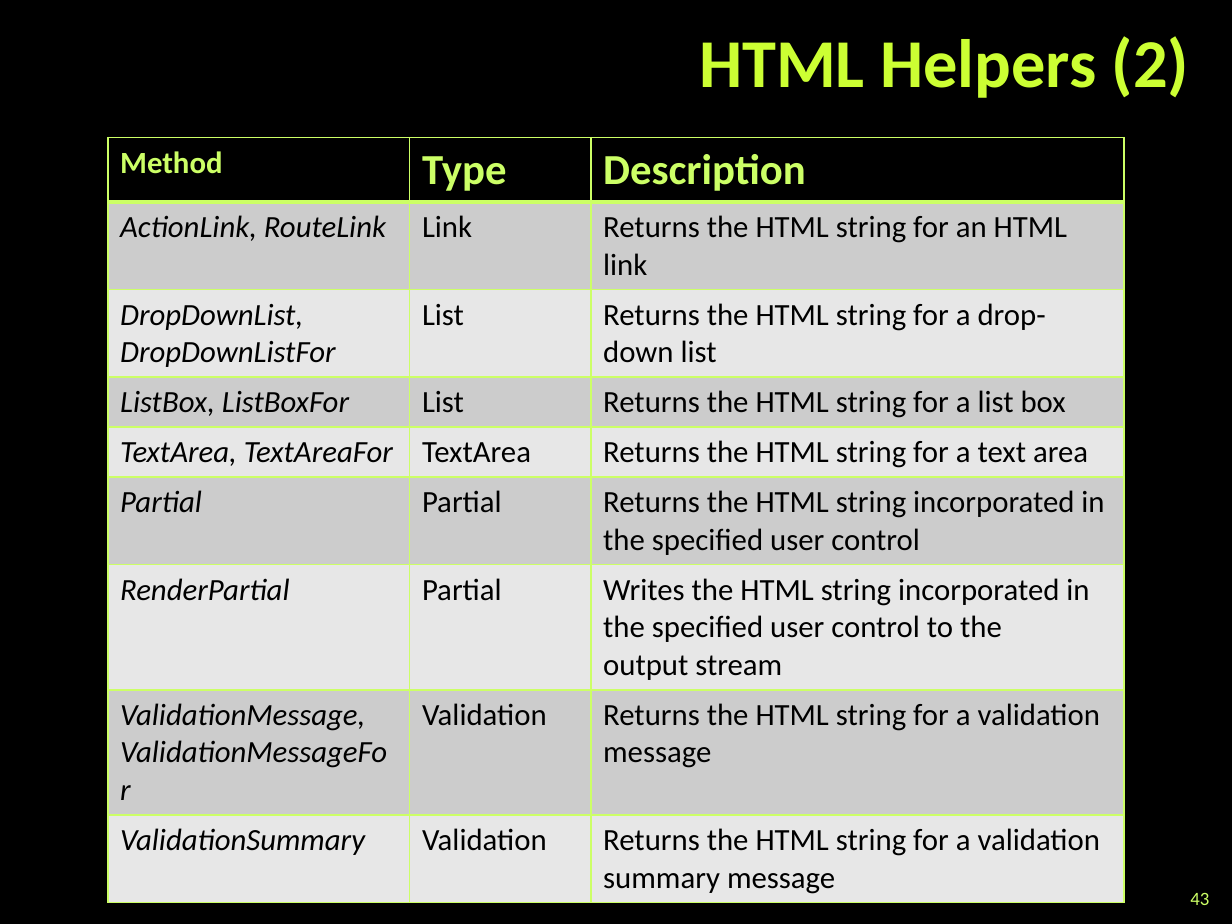
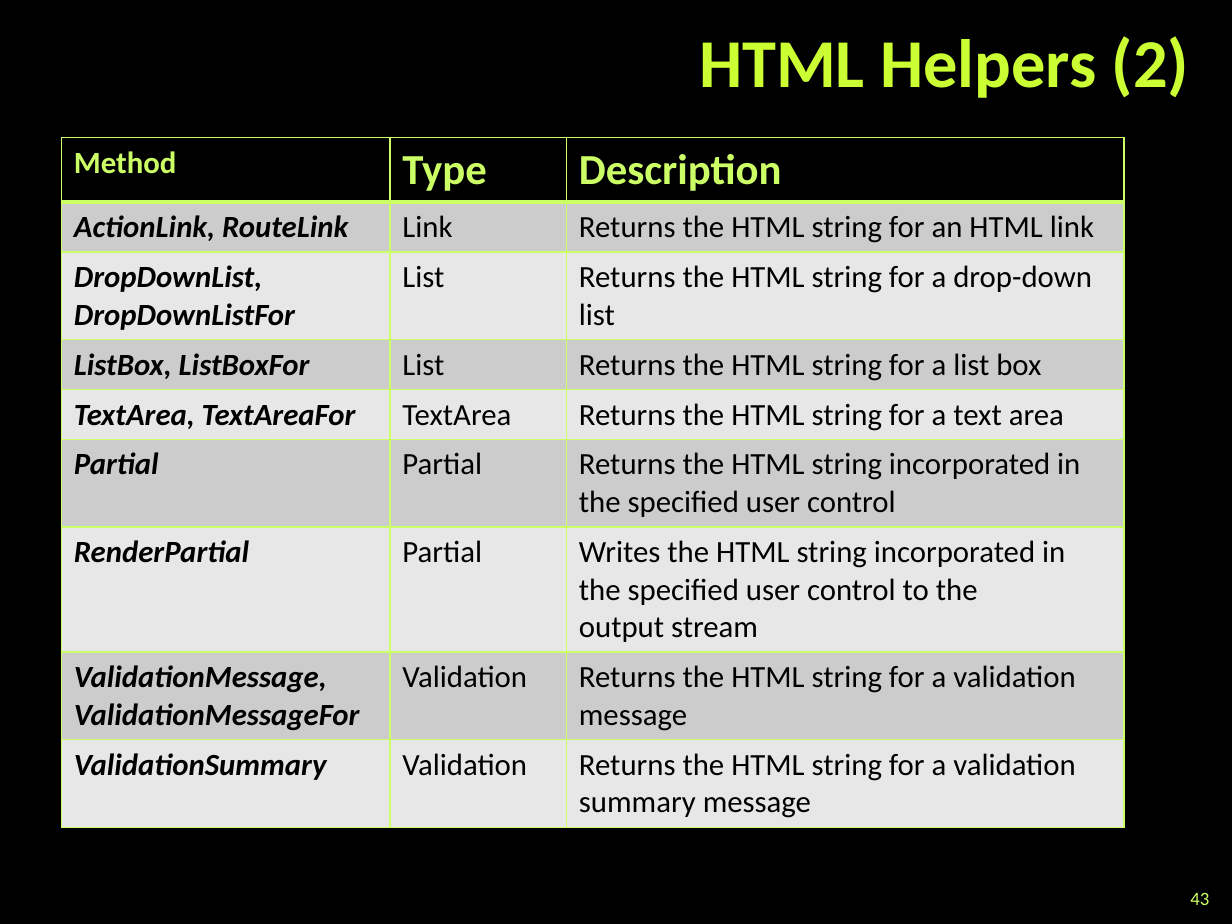
Before and after one commit to TelerikAcademy/ASP.NET-MVC, a slide deck: slide 43 of 02. ASP.NET-MVC-Essentials/ASP.NET MVC Essentials.pptx. Drawn at 1232x924 pixels with LibreOffice and Linux fonts; fonts in the diff are those of the drawing; background and template pictures are left out. Boxes give left, top, right and bottom in pixels: in the first picture for what was removed or moved away, otherwise in the second. Text is boxed around its words. In the diff, an @@ line names an element or a change of style, - is before the commit and + after.

```diff
--- a/02. ASP.NET-MVC-Essentials/ASP.NET MVC Essentials.pptx
+++ b/02. ASP.NET-MVC-Essentials/ASP.NET MVC Essentials.pptx
@@ table at box(62, 138, 1125, 822) @@
@@ bold on in "ActionLink, RouteLink", "DropDownList,", "DropDownListFor", "ListBox, ListBoxFor" and 6 more places @@
@@ table: place and size @@
-table at box(108, 138, 1125, 898)
+table at box(62, 138, 1125, 822)
```
Also in this commit, not shown: 6 other slides changed.
